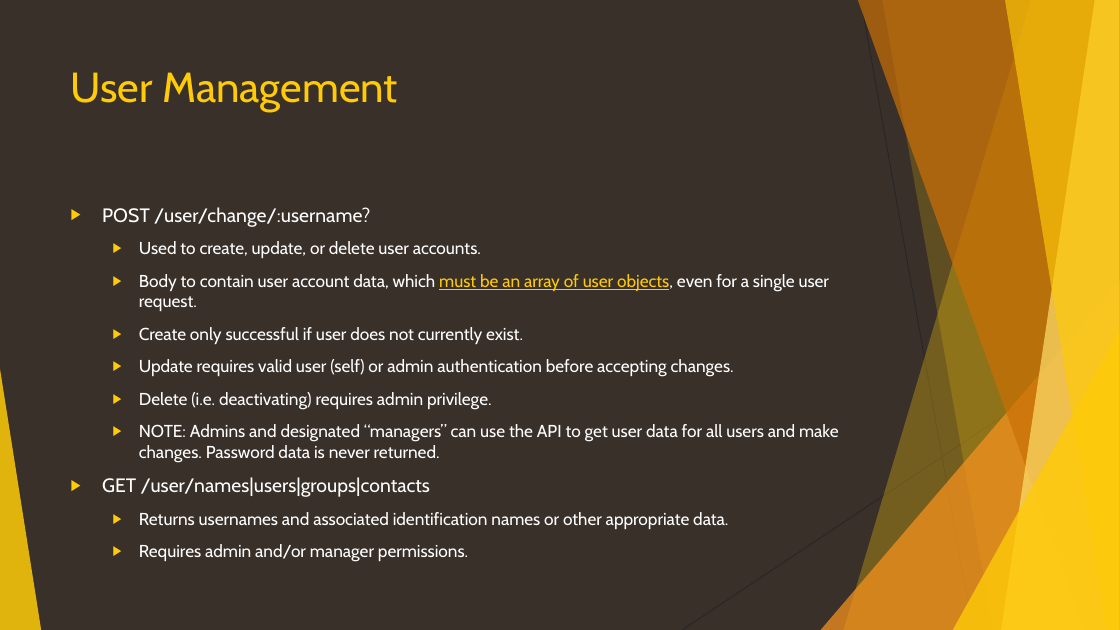
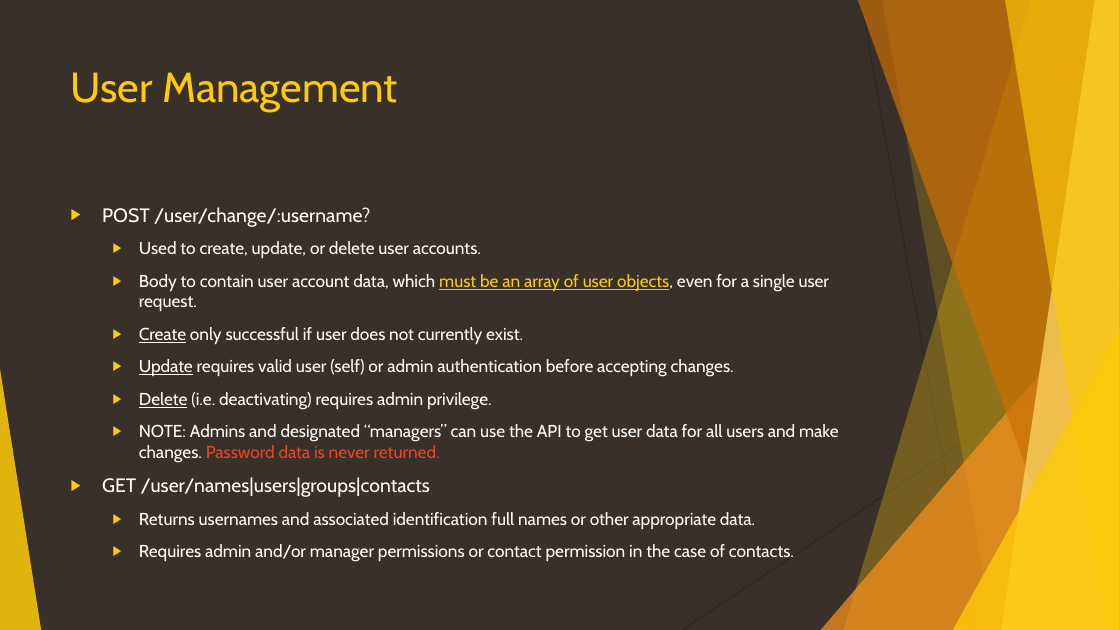
Before and after one commit to CanyonCasa/HomebrewDIY, a slide deck: slide 18 of HomebrewAPI.pptx (slide 17 before the commit). Drawn at 1120x630 pixels with LibreOffice and Linux fonts; fonts in the diff are those of the drawing. Boxes give left, top, right and bottom in pixels: in the first picture for what was removed or moved away, otherwise in the second. Text is boxed around its words. In the diff, an @@ line names an element or a change of style, - is before the commit and + after.

Commit message:
Documentation and workers update
Removed workers.js direct dependency on configuration file. All configuration now initialized in diy.js file and passed to various workers before use.

Updated HomebrewAPI documentation

```diff
--- a/HomebrewAPI.pptx
+++ b/HomebrewAPI.pptx
@@ text at (139, 327, 839, 463): underline on in "Create", "Update", "Delete"; text colour #FFFFFF to #E64823 in "Password data is never returned." @@
@@ text at (139, 512, 794, 562): text changed @@
-  ▶ Returns usernames and associated identification names or other appropriate data.
-  ▶ Requires admin and/or manager permissions.
+  ▶ Returns usernames and associated identification full names or other appropriate data.
+  ▶ Requires admin and/or manager permissions or contact permission in the case of contacts.
```
Also in this commit, not shown: 10 other slides changed, 4 slides added, 1 slide removed, 8 other files.
